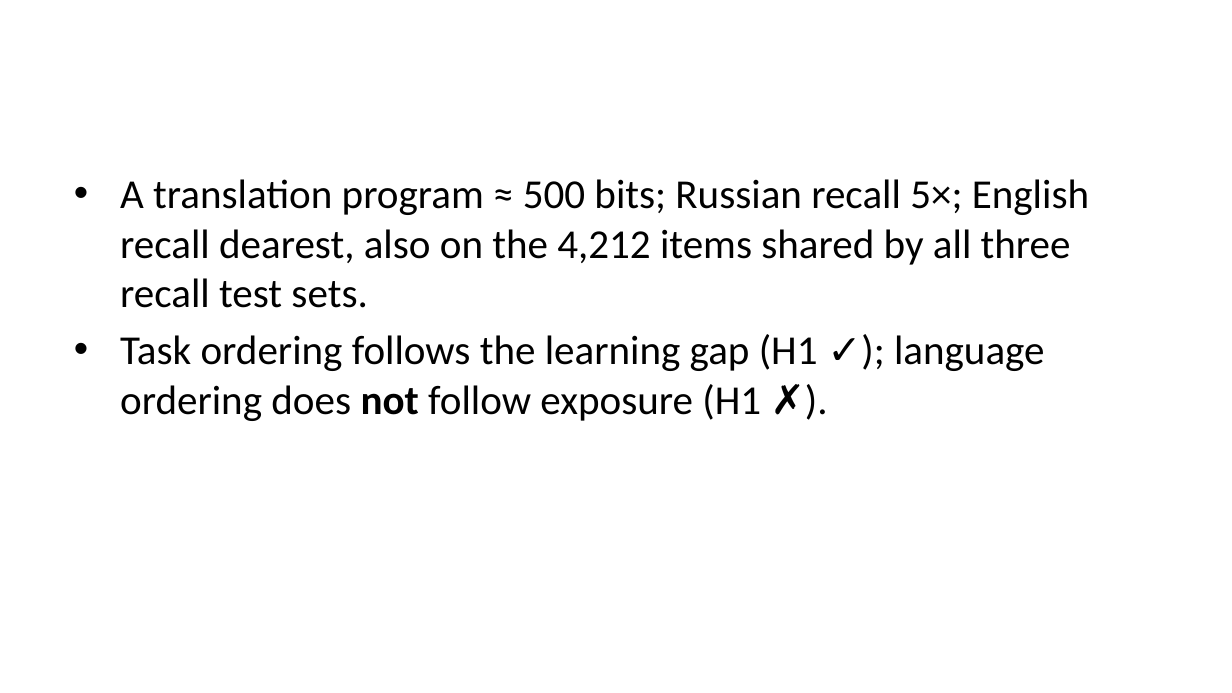
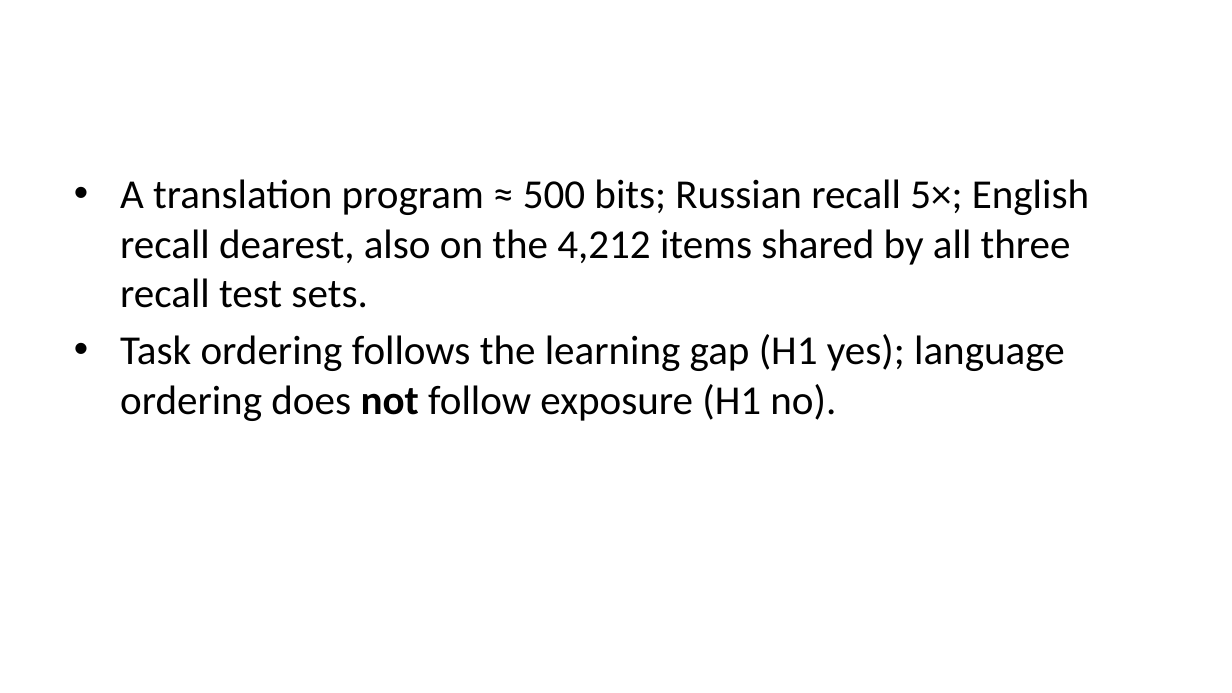
Before and after one commit to sirotenkogeorgii/prefix-programs, a slide deck: slide 7 of slides/slides.pptx. Drawn at 1232x693 pixels with LibreOffice and Linux fonts; fonts in the diff are those of the drawing. Boxes give left, top, right and bottom in pixels: in the first picture for what was removed or moved away, otherwise in the second. Text is boxed around its words. In the diff, an @@ line names an element or a change of style, - is before the commit and + after.

```diff
--- a/slides/slides.pptx
+++ b/slides/slides.pptx
@@ text at (120,334,1065,421): text changed @@
-• Task ordering follows the learning gap (H1 ✓); language ordering does not follow exposure (H1 ✗).
+• Task ordering follows the learning gap (H1 yes); language ordering does not follow exposure (H1 no).
```
Also in this commit, not shown: 1 other slide changed, 2 other files.
